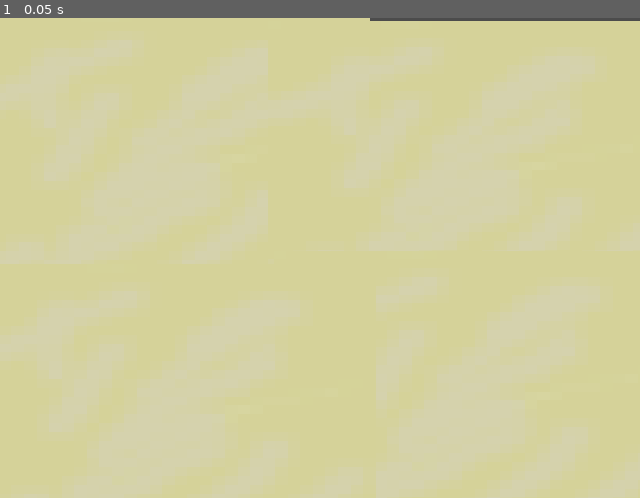
Above: before the commit, frame 1.
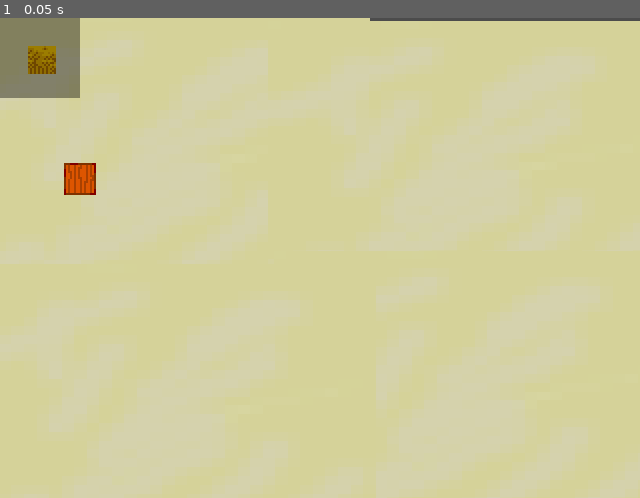
Above: after the commit, the same moment.

Repository: gunnarjessee/MonthGameJam2
Game: Godot game, scene res://scenes/World.tscn
Same seed, same stepped clock (60 frames per second), same inputs: the game is played once before the commit and once after it.
Inputs:
- Up to frame 1 (0.05 s): no input

The runs differ from the first frame. In frame 1, 2.4% of the frame differs, in the area x 0-15%, y 0-37%.

Commit message:
added UI control

Diff:
--- a/scenes/World.tscn
+++ b/scenes/World.tscn
@@ -1,6 +1,8 @@
-[gd_scene load_steps=2 format=2]
+[gd_scene load_steps=4 format=2]
 
 [ext_resource path="res://textures/ground.png" type="Texture" id=1]
+[ext_resource path="res://scenes/cropbox.tscn" type="PackedScene" id=2]
+[ext_resource path="res://scenes/crop_select.tscn" type="PackedScene" id=3]
 
 [node name="World" type="Node2D"]
 
@@ -23,3 +25,7 @@
 position = Vector2( 87.3529, 193.676 )
 scale = Vector2( 6.28126, 4.40816 )
 texture = ExtResource( 1 )
+
+[node name="cropbox" parent="." instance=ExtResource( 2 )]
+
+[node name="Container" parent="." instance=ExtResource( 3 )]
--- /dev/null
+++ b/scenes/crop_select.tscn
@@ -0,0 +1,30 @@
+[gd_scene load_steps=3 format=2]
+
+[ext_resource path="res://scenes/wheat_icon.tscn" type="PackedScene" id=1]
+[ext_resource path="res://scenes/crop_select_ui.gd" type="Script" id=2]
+
+[node name="Control" type="Control"]
+margin_right = 40.0
+margin_bottom = 40.0
+script = ExtResource( 2 )
+__meta__ = {
+"_edit_use_anchors_": false
+}
+
+[node name="wheat_icon" parent="." instance=ExtResource( 1 )]
+margin_left = 21.2132
+margin_top = 20.8596
+margin_right = 21.2132
+margin_bottom = 20.8596
+
+[node name="ColorRect" type="ColorRect" parent="."]
+margin_right = 40.0
+margin_bottom = 40.0
+color = Color( 0, 0, 0, 0.388235 )
+__meta__ = {
+"_edit_lock_": true,
+"_edit_use_anchors_": false
+}
+
+[connection signal="focus_exited" from="." to="." method="_on_Control_focus_exited"]
+[connection signal="mouse_exited" from="." to="." method="_on_Control_mouse_exited"]
--- /dev/null
+++ b/scenes/crop_select_ui.gd
@@ -0,0 +1,20 @@
+extends Control
+
+
+# Declare member variables here. Examples:
+# var a = 2
+# var b = "text"
+
+
+# Called when the node enters the scene tree for the first time.
+func _ready():
+	pass # Replace with function body.
+
+
+
+func _on_Control_focus_exited():
+	queue_free()
+
+
+func _on_Control_mouse_exited():
+	queue_free()
--- /dev/null
+++ b/scenes/cropbox.tscn
@@ -0,0 +1,20 @@
+[gd_scene load_steps=4 format=2]
+
+[ext_resource path="res://textures/cropbox.png" type="Texture" id=1]
+[ext_resource path="res://scripts/cropbox.gd" type="Script" id=2]
+
+[sub_resource type="RectangleShape2D" id=1]
+extents = Vector2( 7.75903, 7.5255 )
+
+[node name="cropbox" type="Sprite"]
+position = Vector2( 39.7793, 80.467 )
+texture = ExtResource( 1 )
+script = ExtResource( 2 )
+
+[node name="Area2D" type="Area2D" parent="."]
+
+[node name="CollisionShape2D" type="CollisionShape2D" parent="Area2D"]
+shape = SubResource( 1 )
+
+[connection signal="input_event" from="Area2D" to="." method="_on_Area2D_input_event"]
+[connection signal="mouse_entered" from="Area2D" to="." method="_on_Area2D_mouse_entered"]
--- /dev/null
+++ b/scenes/wheat_icon.tscn
@@ -0,0 +1,14 @@
+[gd_scene load_steps=2 format=2]
+
+[ext_resource path="res://textures/wheat_crop.png" type="Texture" id=1]
+
+[node name="wheat_icon" type="Control"]
+anchor_right = 1.0
+anchor_bottom = 1.0
+__meta__ = {
+"_edit_use_anchors_": false
+}
+
+[node name="Sprite" type="Sprite" parent="."]
+texture = ExtResource( 1 )
+hframes = 4
--- /dev/null
+++ b/scenes/wheatcrop.tscn
@@ -0,0 +1,8 @@
+[gd_scene load_steps=2 format=2]
+
+[ext_resource path="res://textures/wheat_crop.png" type="Texture" id=1]
+
+[node name="Wheat_Crop" type="Sprite"]
+texture = ExtResource( 1 )
+hframes = 4
+region_rect = Rect2( 16, 16, 0, 0 )
--- /dev/null
+++ b/scripts/cropbox.gd
@@ -0,0 +1,24 @@
+extends Sprite
+
+onready var UI_SELECTOR = load('res://scenes/crop_select.tscn')
+
+enum crops {
+	wheat,
+
+}
+
+# Called when the node enters the scene tree for the first time.
+func _ready():
+	pass # Replace with function body.
+
+
+func _on_Area2D_input_event(viewport, event, shape_idx):
+	if event is InputEventMouseButton:
+		if event.is_pressed():
+			create_ui()
+
+# Creates a UI above the the crop in context
+func create_ui():
+	var instance = UI_SELECTOR.instance()
+	instance.pos = get_global_mouse_position()
+	add_child(instance)
Not shown, added: textures/cropbox.png.import
Not shown, added: textures/wheat_crop.png.import
Not shown, added: todo.txt
